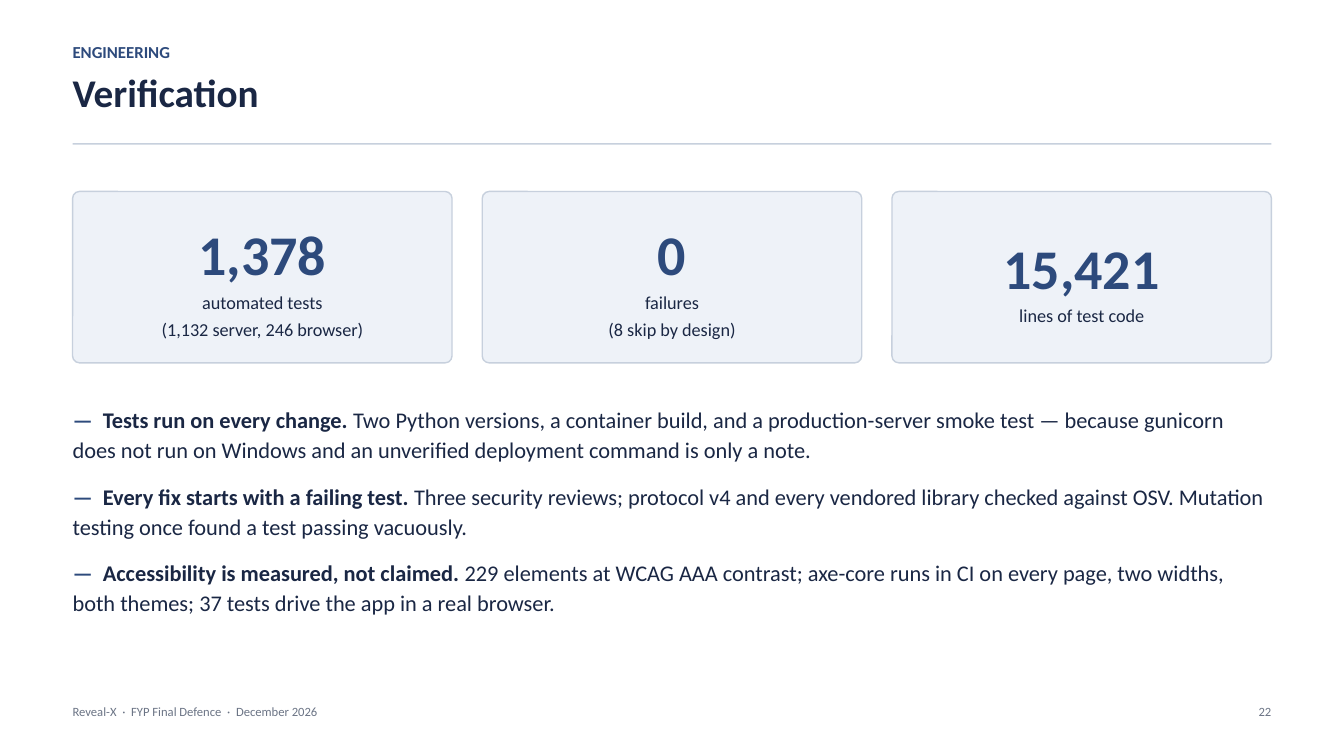
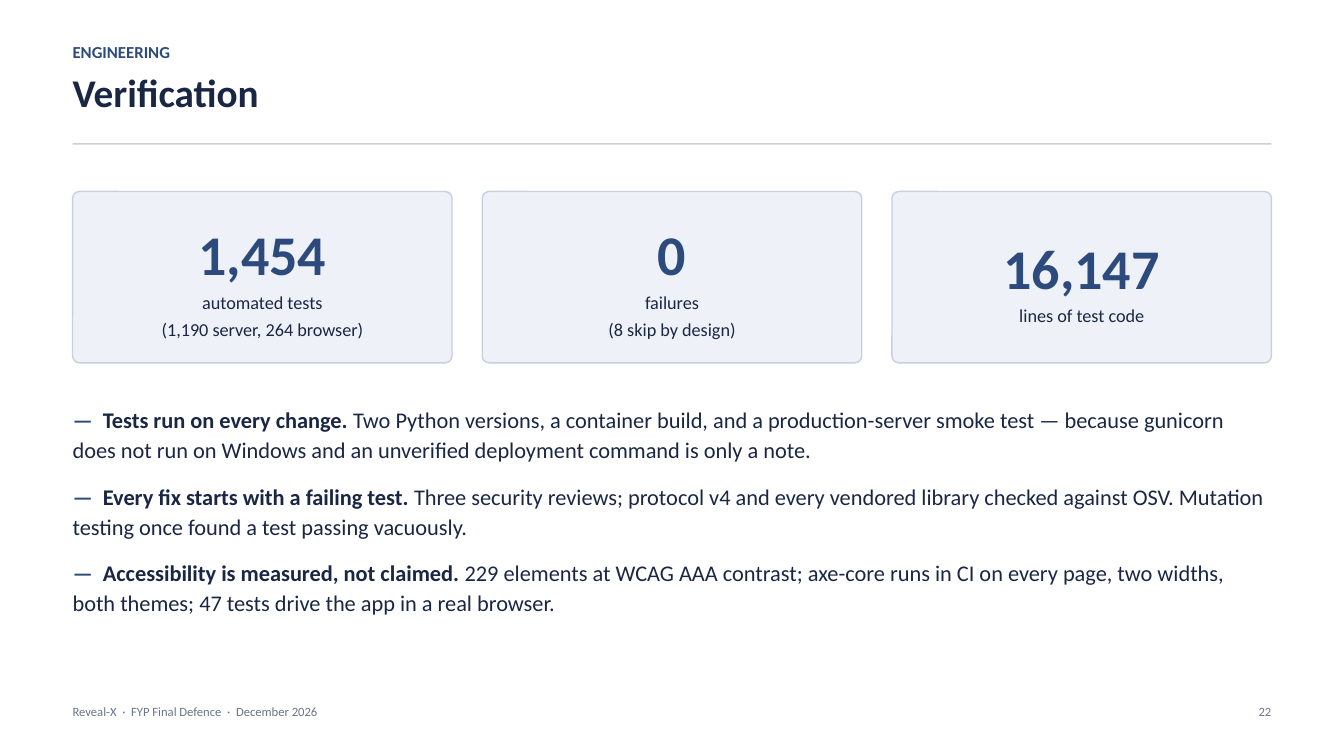
Before and after one commit to 1337PAIN/Reveal-X-chat, a slide deck: slide 22 of Reveal-X_FYP_Presentation.pptx. Drawn at 1344x756 pixels with LibreOffice and Linux fonts; fonts in the diff are those of the drawing. Boxes give left, top, right and bottom in pixels: in the first picture for what was removed or moved away, otherwise in the second. Text is boxed around its words. In the diff, an @@ line names an element or a change of style, - is before the commit and + after.

Commit message:
Bring the FYP report and deck up to usernames and the chat menu
FR-24 to FR-27 (unique usernames with a live check, the chat menu, chat
lock, block), 57 Socket.IO events with the new ones in the appendix, and
the counts: 1,190 server, 264 browser and 47 end-to-end tests, suite
runtime and lines of code.

```diff
--- a/Reveal-X_FYP_Presentation.pptx
+++ b/Reveal-X_FYP_Presentation.pptx
@@ text in rounded rectangle at [162,238,363,339]: text changed @@
-1,378
-automated tests
-(1,132 server, 246 browser)
+1,454
+automated tests
+(1,190 server, 264 browser)
@@ text in rounded rectangle at [1004,250,1160,297]: text changed @@
-15,421
+16,147
@@ text at [73,565,1223,615]: text changed @@
-— Accessibility is measured, not claimed. 229 elements at WCAG AAA contrast; axe-core runs in CI on every page, two widths, both themes; 37 tests drive the app in a real browser.
+— Accessibility is measured, not claimed. 229 elements at WCAG AAA contrast; axe-core runs in CI on every page, two widths, both themes; 47 tests drive the app in a real browser.
```
Also in this commit, not shown: 1 other slide changed, 3 other files.
